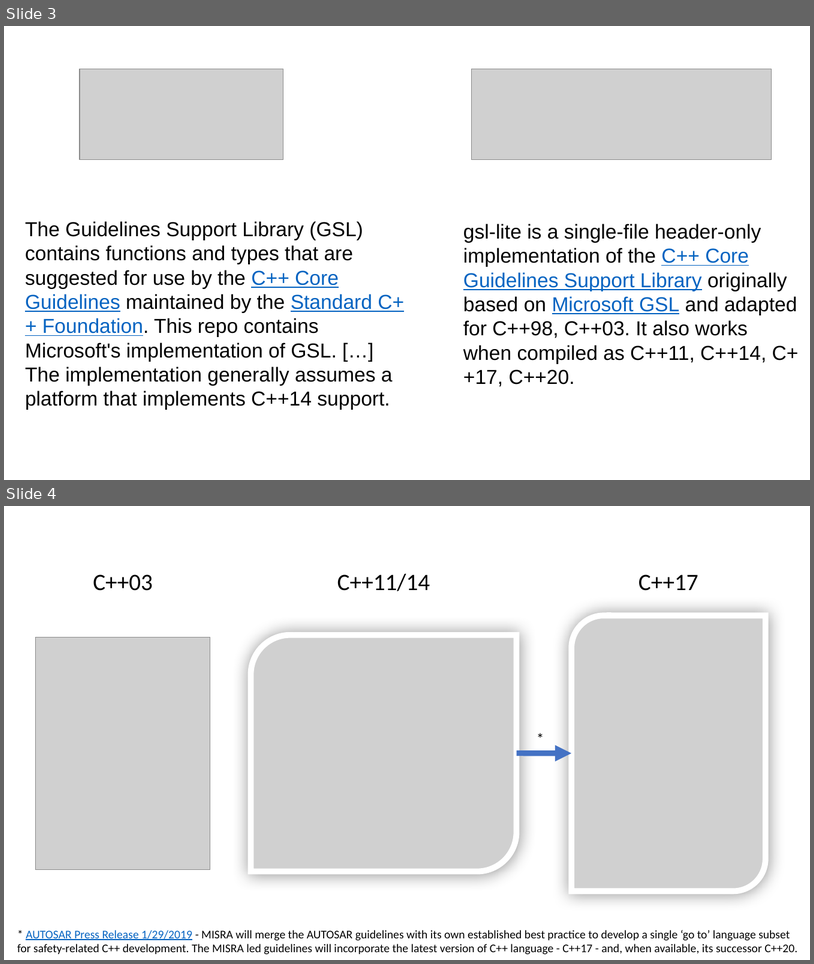
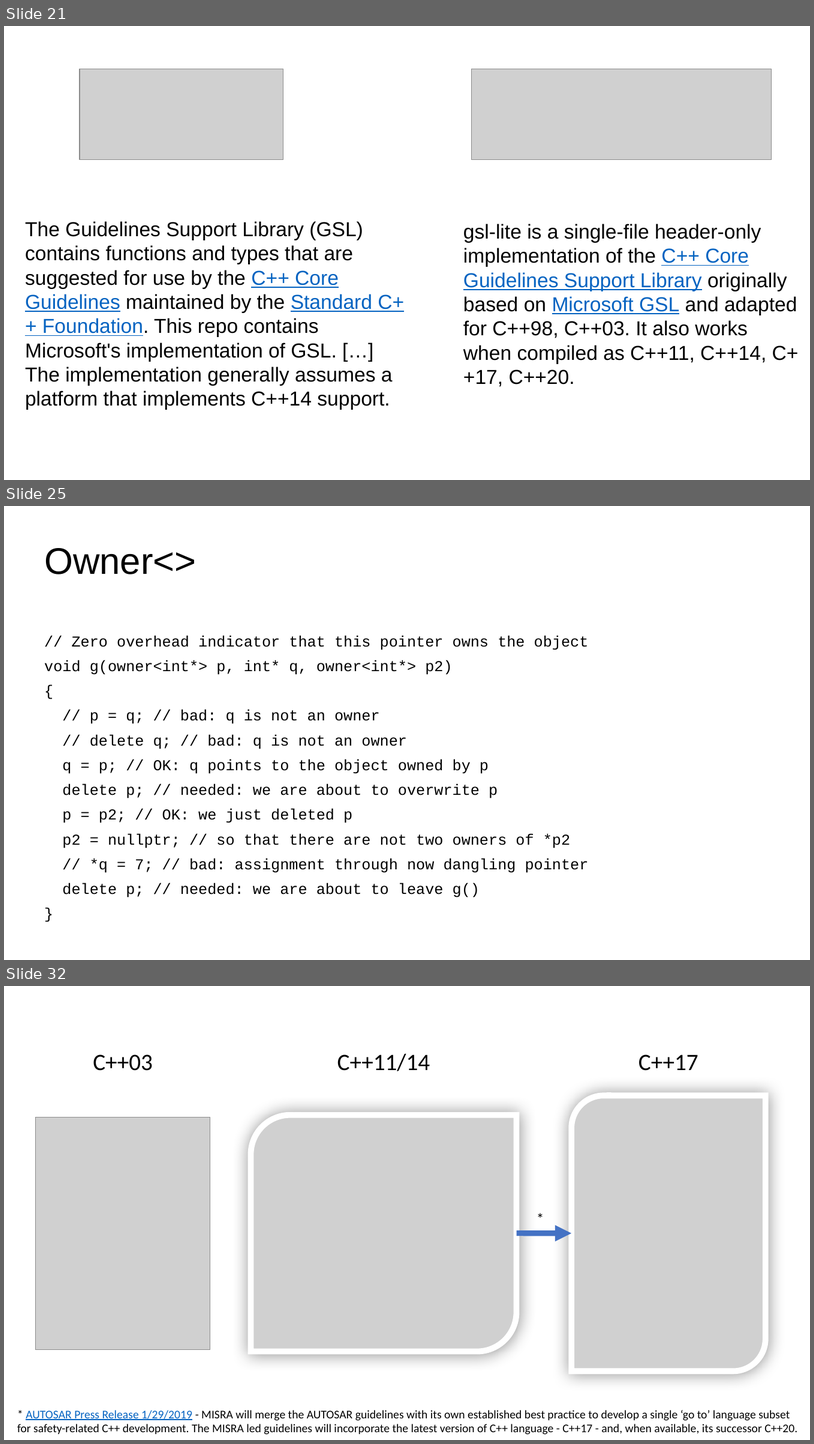
Before and after one commit to LongArmMcGee/cpp-safety, a slide deck: images/safe_cpp_graphics.pptx. Shown one above the other, each under a label of ours: slides 3 and 4 before the commit, slides 21, 25 and 32 after it; the slides between them are not shown. The pictures are 814x964 and 814x1444 pixels, drawn with LibreOffice and Linux fonts; fonts in the diff are those of the drawing; grey boxes stand for pictures. Boxes give left, top, right and bottom in pixels: in the first picture for what was removed or moved away, otherwise in the second. Text is boxed around its words. In the diff, an @@ line names an element or a change of style, - is before the commit and + after.

```diff
--- a/images/safe_cpp_graphics.pptx
+++ b/images/safe_cpp_graphics.pptx
@@ slide 25 added at (4,506,810,960), background #FFFFFF @@
@@ title added at (44,548,196,574), 44 pt, text #000000 @@
+Owner<>
@@ subtitle added at (44,635,589,897), 18 pt, text #000000 @@
+// Zero overhead indicator that this pointer owns the object
+void g(owner<int*> p, int* q, owner<int*> p2)
+{
+// p = q; // bad: q is not an owner
+// delete q; // bad: q is not an owner
+q = p; // OK: q points to the object owned by p
+delete p; // needed: we are about to overwrite p
+p = p2; // OK: we just deleted p
+p2 = nullptr; // so that there are not two owners of *p2
+// *q = 7; // bad: assignment through now dangling pointer
+delete p; // needed: we are about to leave g()
+}
@@ what was slide 3 is now slide 21 @@
@@ what was slide 4 is now slide 32 @@
```
Also in this commit, not shown: 29 other slides added.
